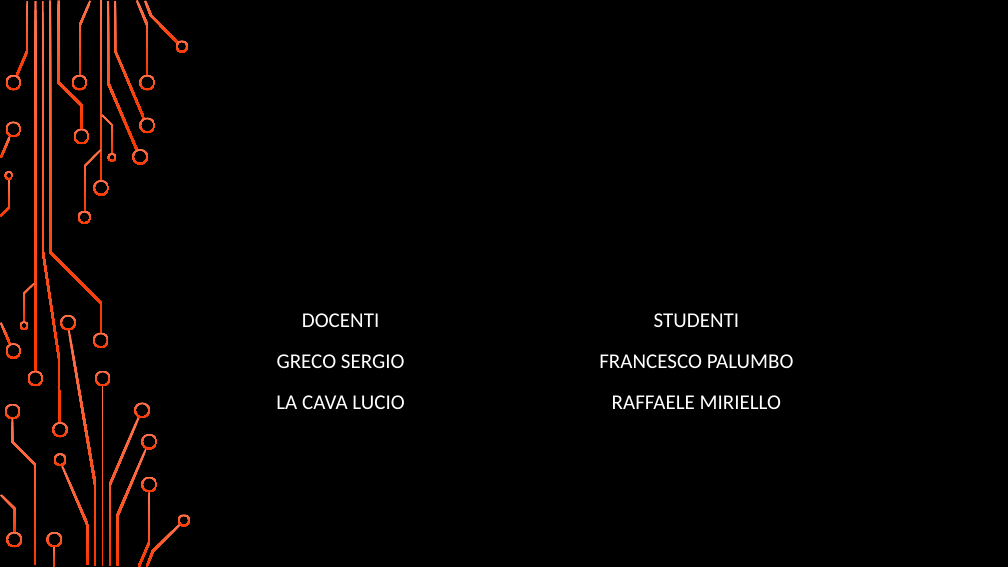
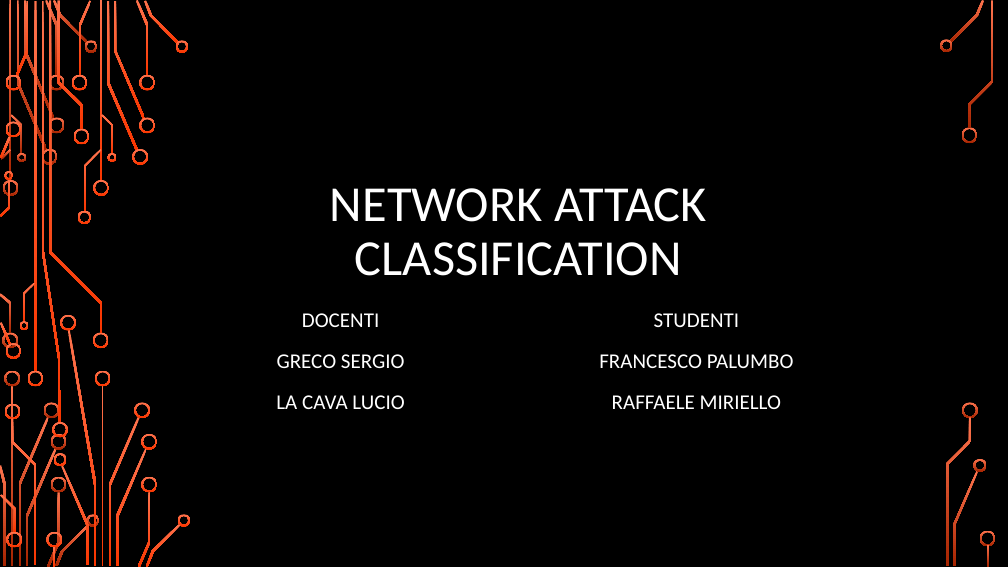
Before and after one commit to rot13-git/Dm-Project, a slide deck: slide 1 of Presentazione.pptx. Drawn at 1008x567 pixels with LibreOffice and Linux fonts; fonts in the diff are those of the drawing; background and template pictures are left out. Boxes give left, top, right and bottom in pixels: in the first picture for what was removed or moved away, otherwise in the second. Text is boxed around its words. In the diff, an @@ line names an element or a change of style, - is before the commit and + after.

```diff
--- a/Presentazione.pptx
+++ b/Presentazione.pptx
@@ title added at (x1=330, y1=188, x2=707, y2=276), 48 pt, text #FFFFFF @@
+NETWORK ATTACK CLASSIFICATION
@@ group added at (x1=0, y1=0, x2=996, y2=567): 33 freeform shapes, 3 rectangles @@
```
Also in this commit, not shown: 4 other slides changed, 9 slides added, 3 slides removed.
